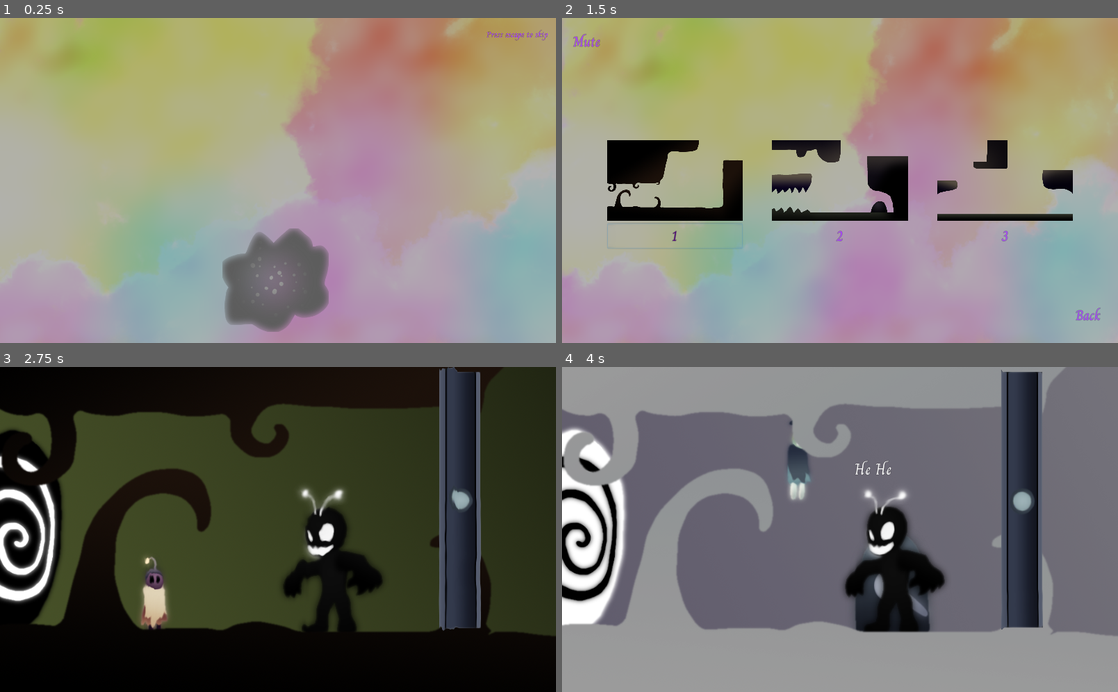
Above: before the commit, frames 1-4 (two rows, left to right).
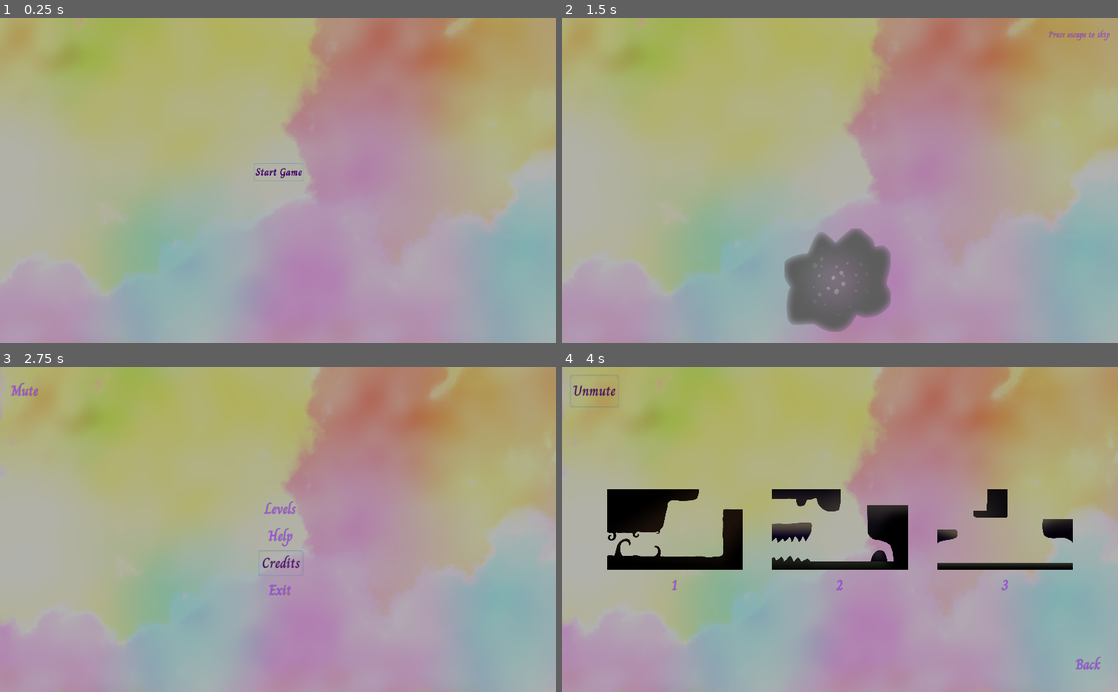
Above: after the commit, the same moments.

Repository: Dimension-Omega/misty-marshes
Game: Godot game, scene res://data/main/Main.tscn
Same seed, same stepped clock (60 frames per second), same inputs: the game is played once before the commit and once after it.
Inputs (mouse positions are in pixels of both pictures, inside the frame that each line leads up to):
- Up to frame 1 (0.25 s): no input
- Up to frame 2 (1.5 s): click (840, 170) at 0.5 s, where only the run after the commit has a clickable "Start Game"; tap Enter (ui_accept) at 1.25 s; hold Right (right) from 1.28 s (still down); hold Enter (ui_accept) from 1.28 s (still down)
- Up to frame 3 (2.75 s): tap Up (jump) at 1.52, 1.55, 1.82 s; release Right (right) at 2 s; release Enter (ui_accept) at 2 s; click (111, 584) at 2 s, where only the run before the commit has a clickable "1"
- Up to frame 4 (4 s): click (840, 510) at 2.75 s, where only the run after the commit has a clickable "Levels"; hold Right (right) from 3.53 s (still down); tap Up (jump) at 3.6, 3.77 s; tap Enter (ui_accept) at 3.8 s

The runs differ from the first frame. In frame 1, 4.9% of the frame differs, in the area x 40-99%, y 3-97%; in frame 2, 14%; in frame 3, 100%, in the area x 0-100%, y 0-100%; in frame 4, 85%.

Commit message:
Add start game button in intro

Diff:
--- a/data/intro/Intro.gd
+++ b/data/intro/Intro.gd
@@ -2,8 +2,11 @@
 
 signal complete
 
+func _ready() -> void:
+	$StartGameButton.grab_focus()
+
 func _unhandled_input(event):
-	if event.is_action_pressed("ui_cancel") or event.is_action_pressed("ui_accept") or event.is_action_pressed("jump"):
+	if event.is_action_pressed("ui_cancel") or event.is_action_pressed("jump") and $AnimationPlayer.is_playing():
 		skip()
 
 func skip() -> void:
@@ -20,3 +23,8 @@
 	camera.current = true
 	emit_signal("complete")
 	queue_free()
+
+
+func _on_StartGameButton_pressed():
+	$AnimationPlayer.play("intro")
+	$StartGameButton.visible = false
--- a/data/intro/Intro.tscn
+++ b/data/intro/Intro.tscn
@@ -10,6 +10,7 @@
 [ext_resource path="res://data/intro/Intro.gd" type="Script" id=8]
 [ext_resource path="res://data/intro/Misty_marshes_-_Intro_theme_4_final.mp3" type="AudioStream" id=9]
 [ext_resource path="res://data/menu/uitheme.tres" type="Theme" id=10]
+[ext_resource path="res://data/fonts/Charm_32B.tres" type="DynamicFont" id=11]
 
 [sub_resource type="SpriteFrames" id=1]
 animations = [ {
@@ -43,7 +44,7 @@
 "times": PoolRealArray( 0 ),
 "transitions": PoolRealArray( 1 ),
 "update": 0,
-"values": [ Color( 1, 1, 1, 1 ) ]
+"values": [ Color( 1, 1, 1, 0 ) ]
 }
 tracks/2/type = "value"
 tracks/2/path = NodePath("IntroVillainPose1:rotation_degrees")
@@ -136,6 +137,30 @@
 tracks/9/imported = false
 tracks/9/enabled = true
 tracks/9/keys = {
+"times": PoolRealArray( 0 ),
+"transitions": PoolRealArray( 1 ),
+"update": 0,
+"values": [ Color( 1, 1, 1, 0 ) ]
+}
+tracks/10/type = "value"
+tracks/10/path = NodePath("SkipLabel:modulate")
+tracks/10/interp = 1
+tracks/10/loop_wrap = true
+tracks/10/imported = false
+tracks/10/enabled = true
+tracks/10/keys = {
+"times": PoolRealArray( 0 ),
+"transitions": PoolRealArray( 1 ),
+"update": 0,
+"values": [ Color( 1, 1, 1, 0 ) ]
+}
+tracks/11/type = "value"
+tracks/11/path = NodePath("grey_universe:self_modulate")
+tracks/11/interp = 1
+tracks/11/loop_wrap = true
+tracks/11/imported = false
+tracks/11/enabled = true
+tracks/11/keys = {
 "times": PoolRealArray( 0 ),
 "transitions": PoolRealArray( 1 ),
 "update": 0,
@@ -291,6 +316,18 @@
 } ],
 "times": PoolRealArray( 0 )
 }
+tracks/12/type = "value"
+tracks/12/path = NodePath("SkipLabel:modulate")
+tracks/12/interp = 1
+tracks/12/loop_wrap = true
+tracks/12/imported = false
+tracks/12/enabled = true
+tracks/12/keys = {
+"times": PoolRealArray( 0, 0.85, 1.7, 2.55, 3.4, 4.25, 5.1, 5.95, 6.8 ),
+"transitions": PoolRealArray( 1, 1, 1, 1, 1, 1, 1, 1, 1 ),
+"update": 0,
+"values": [ Color( 1, 1, 1, 0 ), Color( 1, 1, 1, 1 ), Color( 1, 1, 1, 0 ), Color( 1, 1, 1, 1 ), Color( 1, 1, 1, 0 ), Color( 1, 1, 1, 1 ), Color( 1, 1, 1, 0 ), Color( 1, 1, 1, 1 ), Color( 1, 1, 1, 0 ) ]
+}
 
 [node name="Intro" type="Control"]
 anchor_right = 1.0
@@ -306,6 +343,7 @@
 texture = ExtResource( 2 )
 
 [node name="IntroVillainPose1" type="Sprite" parent="."]
+self_modulate = Color( 1, 1, 1, 0 )
 position = Vector2( -25, 264 )
 texture = ExtResource( 1 )
 
@@ -315,8 +353,10 @@
 zoom = Vector2( 1.7, 1.7 )
 
 [node name="grey_universe" type="AnimatedSprite" parent="."]
+self_modulate = Color( 1, 1, 1, 0 )
 position = Vector2( -7, 342 )
 frames = SubResource( 1 )
+frame = 1
 playing = true
 
 [node name="IntroVillainPose2" type="Sprite" parent="."]
@@ -324,7 +364,6 @@
 texture = ExtResource( 4 )
 
 [node name="AnimationPlayer" type="AnimationPlayer" parent="."]
-autoplay = "intro"
 anims/RESET = SubResource( 2 )
 anims/intro = SubResource( 3 )
 
@@ -355,7 +394,8 @@
 volume_db = -15.0
 bus = "Music"
 
-[node name="Label" type="Label" parent="."]
+[node name="SkipLabel" type="Label" parent="."]
+modulate = Color( 1, 1, 1, 0 )
 margin_left = 653.0
 margin_top = -447.0
 margin_right = 838.0
@@ -365,4 +405,21 @@
 "_edit_use_anchors_": false
 }
 
+[node name="StartGameButton" type="Button" parent="."]
+anchor_left = 0.5
+anchor_top = 0.5
+anchor_right = 0.5
+anchor_bottom = 0.5
+margin_left = -588.0
+margin_top = -322.0
+margin_right = -433.0
+margin_bottom = -266.0
+custom_fonts/font = ExtResource( 11 )
+text = "Start Game"
+flat = true
+__meta__ = {
+"_edit_use_anchors_": false
+}
+
 [connection signal="animation_finished" from="AnimationPlayer" to="." method="_on_AnimationPlayer_animation_finished"]
+[connection signal="pressed" from="StartGameButton" to="." method="_on_StartGameButton_pressed"]
Not shown: 1 places in data/intro/Intro.tscn that only renumber resources
Not shown, changed: export_presets.cfg
